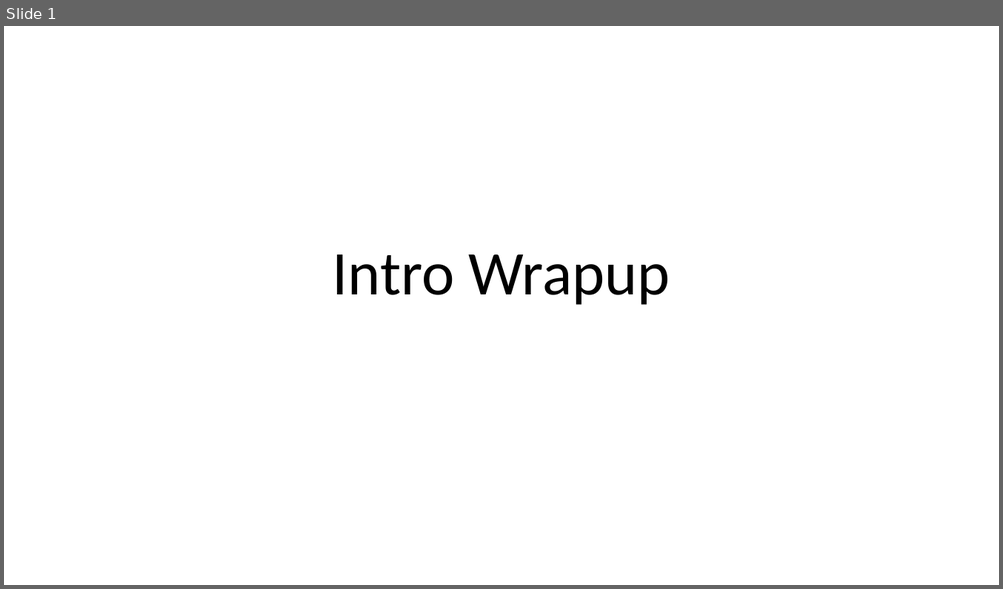
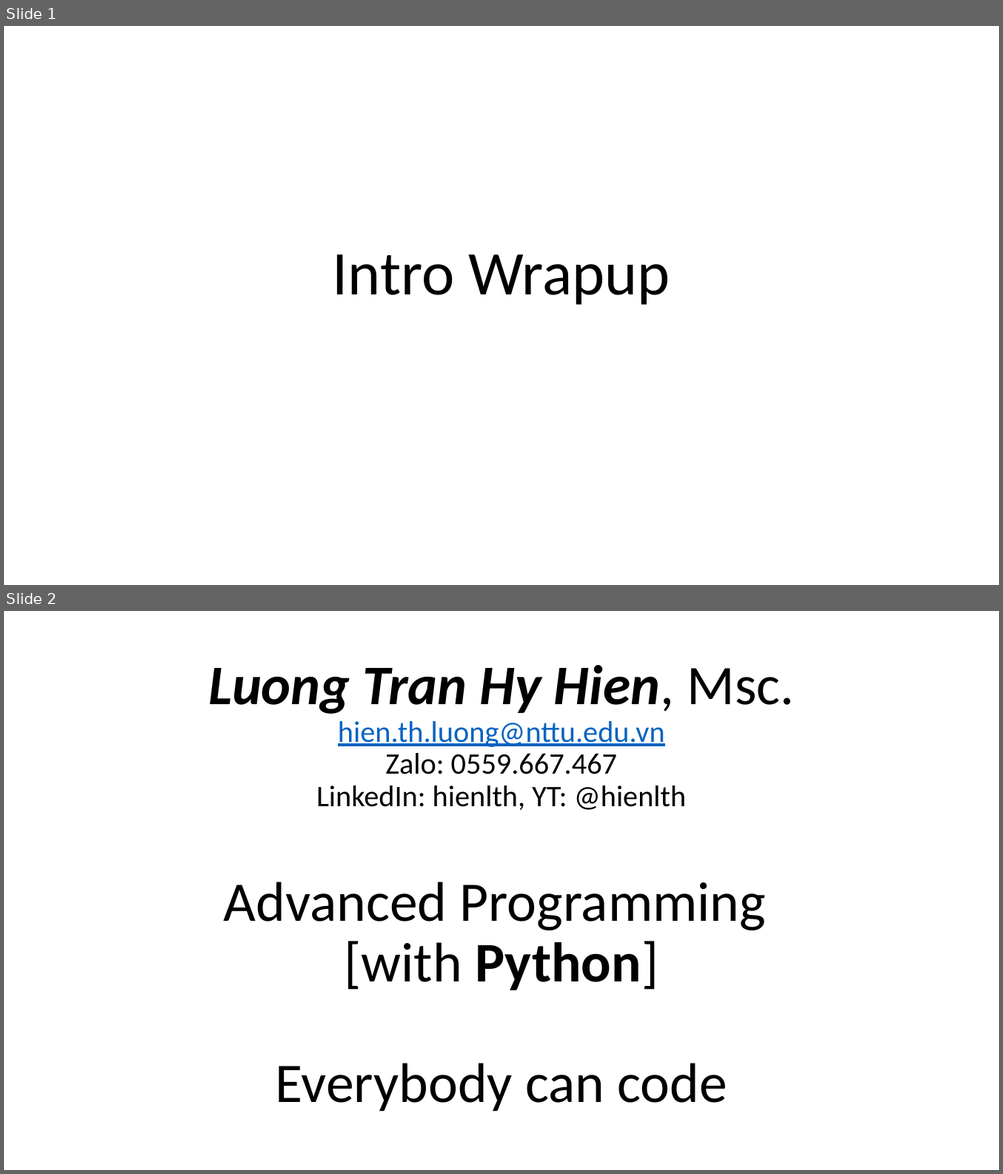
Before and after one commit to niie-it/python, a slide deck: P4E/intro-wrapup.pptx. Shown one above the other, each under a label of ours: slide 1 before the commit, slides 1 and 2 after it. The pictures are 1003x589 and 1003x1174 pixels, drawn with LibreOffice and Linux fonts; fonts in the diff are those of the drawing. Boxes give left, top, right and bottom in pixels: in the first picture for what was removed or moved away, otherwise in the second. Text is boxed around its words. In the diff, an @@ line names an element or a change of style, - is before the commit and + after.

```diff
--- a/P4E/intro-wrapup.pptx
+++ b/P4E/intro-wrapup.pptx
@@ slide 2 added at [4, 611, 999, 1170], background #FFFFFF @@
@@ title added at [208, 665, 794, 1112], 28.8 pt, text #000000 @@
+Luong Tran Hy Hien, Msc.
+hien.th.luong@nttu.edu.vn
+Zalo: 0559.667.467
+LinkedIn: hienlth, YT: @hienlth
+Advanced Programming
+[with Python]
+Everybody can code
```
Also in this commit, not shown: 3 slides changed, 5 other slides added, 3 slides removed, 7 other files.
